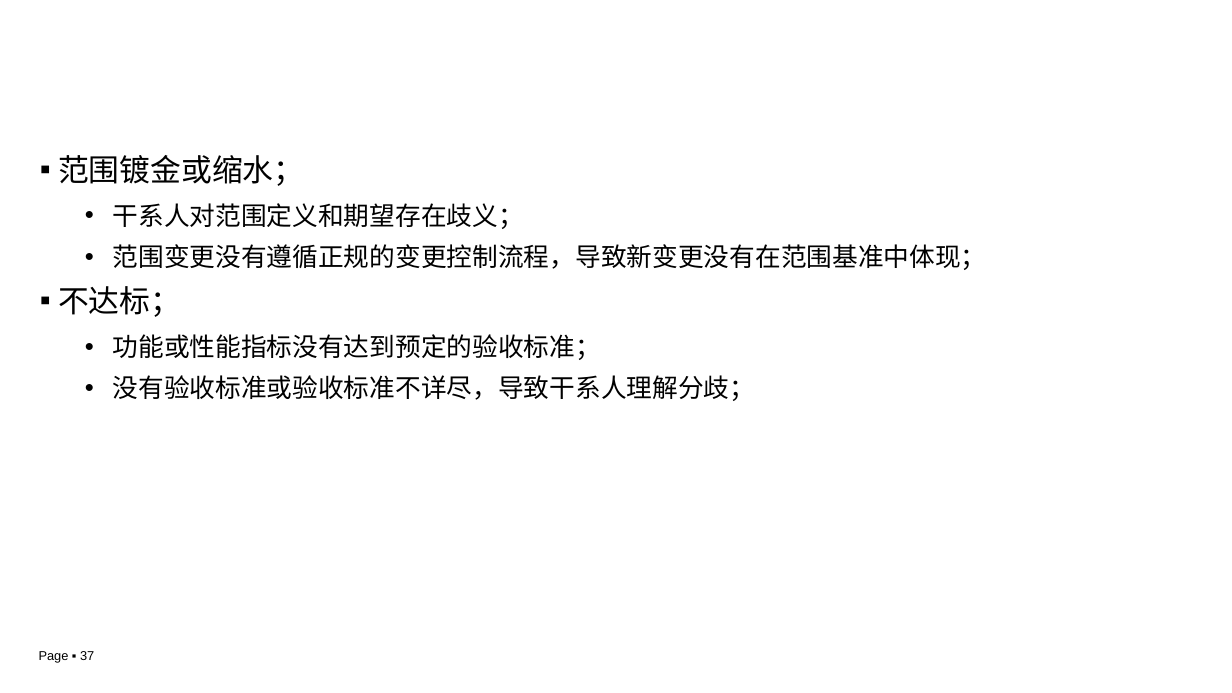
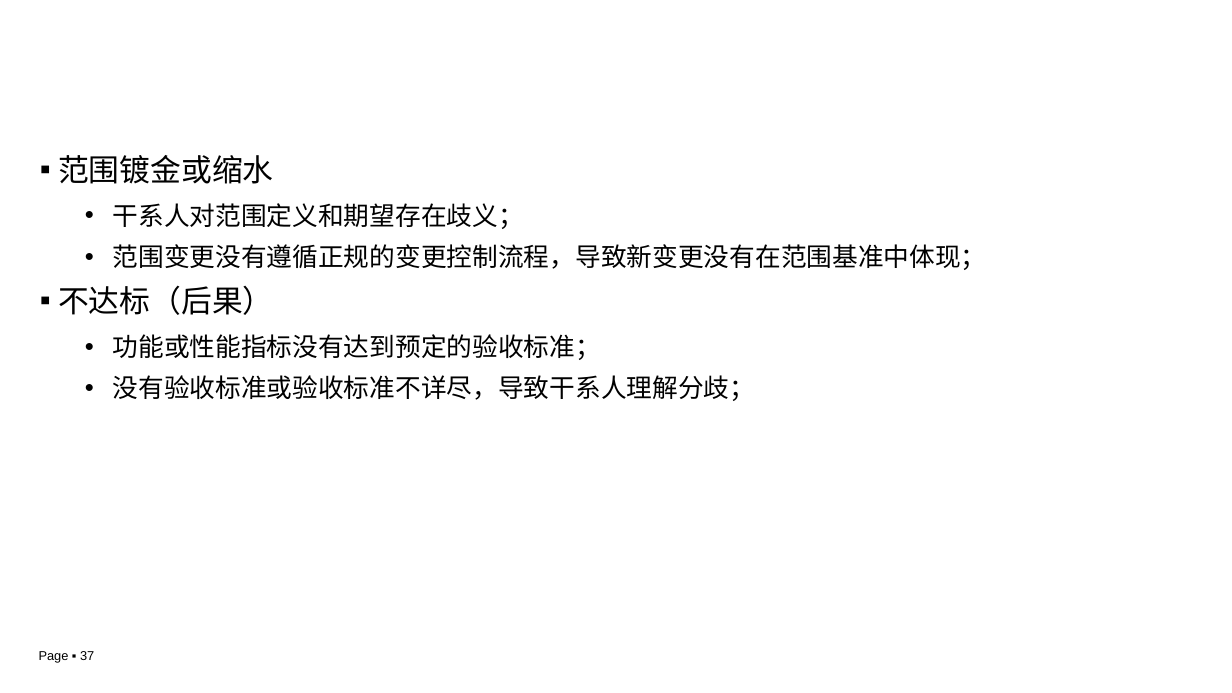
Before and after one commit to edu2act/course-IT-Project-Management, a slide deck: slide 37 of materials/slides/ch04.pptx. Drawn at 1232x693 pixels with LibreOffice and Linux fonts; fonts in the diff are those of the drawing; background and template pictures are left out. Boxes give left, top, right and bottom in pixels: in the first picture for what was removed or moved away, otherwise in the second. Text is boxed around its words. In the diff, an @@ line names an element or a change of style, - is before the commit and + after.

```diff
--- a/materials/slides/ch04.pptx
+++ b/materials/slides/ch04.pptx
@@ text at (58, 155, 274, 184): text changed @@
-▪ 范围镀金或缩水；
+▪ 范围镀金或缩水
@@ text at (58, 285, 274, 315): text changed @@
-▪ 不达标；
+▪ 不达标（后果）
```
Also in this commit, not shown: 7 other slides changed.
